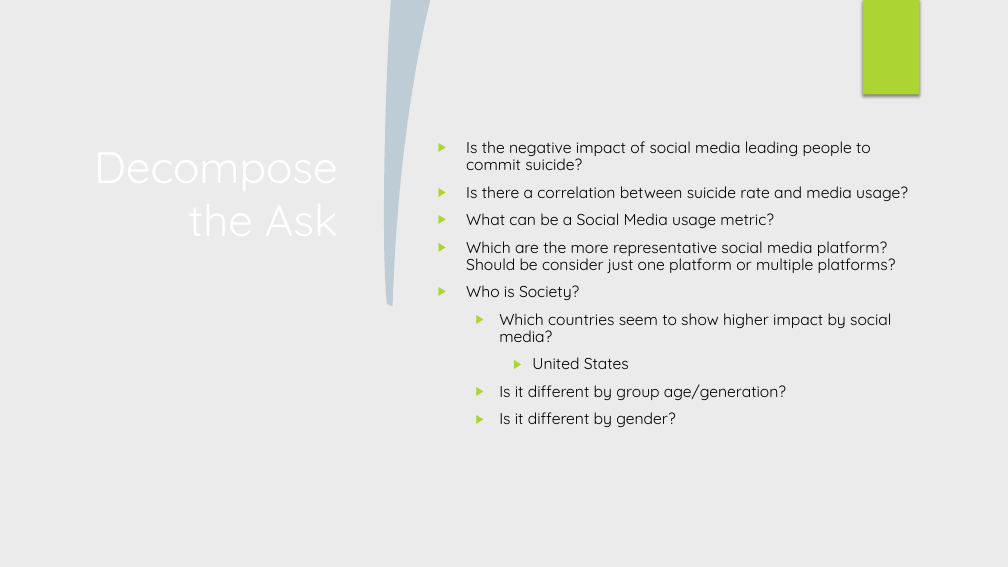
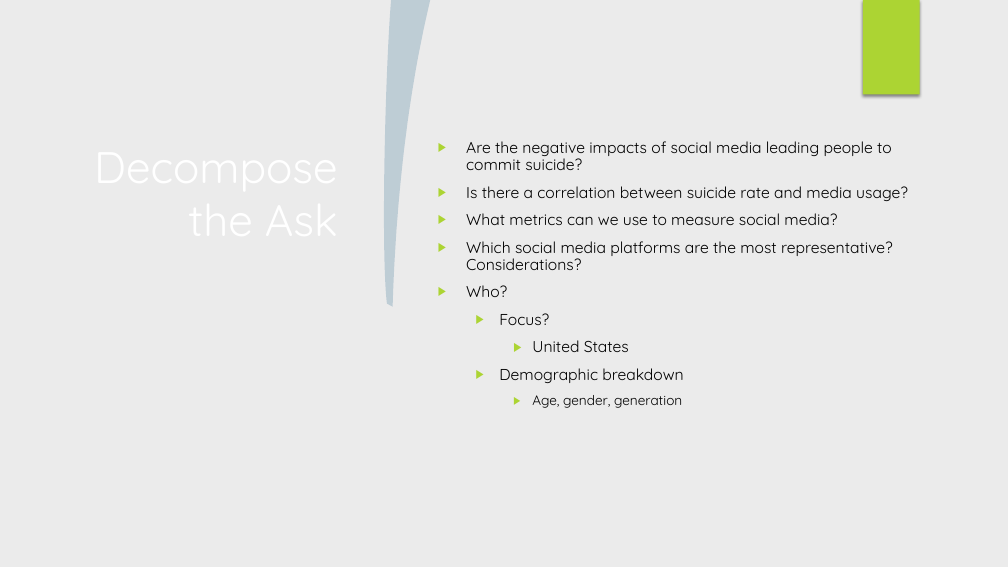
Before and after one commit to ludmilagd/SocialMediaUsageImpact, a slide deck: slide 3 of SocialMediaSuicideRate.pptx (slide 4 before the commit). Drawn at 1008x567 pixels with LibreOffice and Linux fonts; fonts in the diff are those of the drawing; background and template pictures are left out. Boxes give left, top, right and bottom in pixels: in the first picture for what was removed or moved away, otherwise in the second. Text is boxed around its words. In the diff, an @@ line names an element or a change of style, - is before the commit and + after.

```diff
--- a/SocialMediaSuicideRate.pptx
+++ b/SocialMediaSuicideRate.pptx
@@ text at (466,141,892,170): text changed @@
-▶ Is the negative impact of social media leading people to commit suicide?
+▶ Are the negative impacts of social media leading people to commit suicide?
@@ text at (466,213,893,325): text changed @@
-▶ What can be a Social Media usage metric?
-▶ Which are the more representative social media platform? Should be consider just one platform or multiple platforms?
-▶ Who is Society?
-  ▶ Which countries seem to show higher impact by social media?
+▶ What metrics can we use to measure social media?
+▶ Which social media platforms are the most representative? Considerations?
+▶ Who?
+  ▶ Focus?
@@ text at (499,368,683,408): text changed; size 15 to 13 pt @@
-  ▶ Is it different by group age/generation?
-  ▶ Is it different by gender?
+  ▶ Demographic breakdown
+    ▶ Age, gender, generation
```
Also in this commit, not shown: 11 other slides changed, 1 slide removed.
